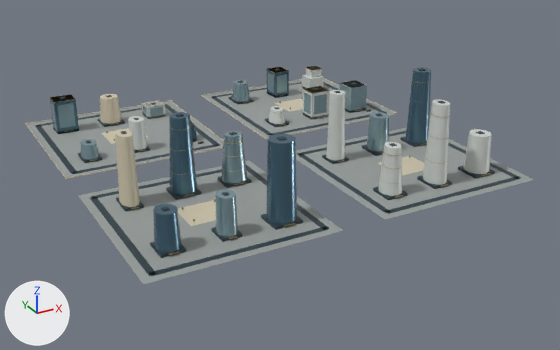
The glTF model web/public/assets/3d/ampliworld/GC-CITY-2030/GC-TILE-15-10.glb, before and after one commit.
One viewpoint serves both versions: a 50 mm camera at (4334.0, 3697.0, 585.0) aimed at (5015.0, 4936.0, -35.0). Lighting does not change. The marker at lower left points along +X, +Y and +Z. The first picture is the older version. Where no turn or scale is listed for an object, it has been applied to the vertices. Vertices at exactly the same position are counted once.

In view in the first picture: 'GC-TILE-15-10-blue', 'GC-TILE-15-10-dark', 'GC-TILE-15-10-glass', 'GC-TILE-15-10-gold', 'GC-TILE-15-10-ivory', 'GC-TILE-15-10-paving', 'GC-TILE-15-10-white'.
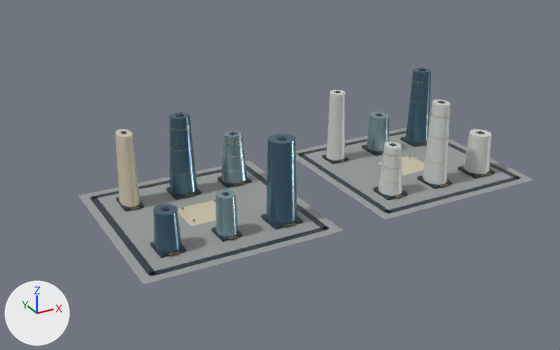
Patch to the scene script:
```diff
--- a/web/public/assets/3d/ampliworld/GC-CITY-2030/GC-TILE-15-10.glb.py
+++ b/web/public/assets/3d/ampliworld/GC-CITY-2030/GC-TILE-15-10.glb.py
@@ me_mesh_0 @@
-me_mesh_0.from_pydata(...)  # 32 vertices, 48 faces; spans x 4621.0..5379.0, y 4621.0..5379.0, z 0.0
+me_mesh_0.from_pydata(...)  # 16 vertices, 24 faces; spans x 4621.0..5379.0, y 4621.0..4959.0, z 0.0
+# me_mesh_0 part 1: the loose piece of 8 vertices spanning x 4621.0..4959.0, y 5041.0..5379.0, z 0.0 is deleted
+# me_mesh_0 part 2: the loose piece of 8 vertices spanning x 5041.0..5379.0, y 5041.0..5379.0, z 0.0 is deleted
 me_mesh_0.materials.append(mat_paving)
@@ me_mesh_1 @@
-me_mesh_1.from_pydata(...)  # 528 vertices, 792 faces; spans x 4636.0..5364.0, y 4636.0..5364.0, z 0.0..155.0
+me_mesh_1.from_pydata(...)  # 256 vertices, 384 faces; spans x 4636.0..5364.0, y 4636.0..4944.0, z 0.0..155.0
+# me_mesh_1 part 3: 34 loose pieces with 272 vertices, spanning x 4636.0..5364.0, y 5056.0..5364.0, z 0.0..73.0, are deleted
 me_mesh_1.materials.append(mat_dark)
@@ me_mesh_2 @@
-me_mesh_2.from_pydata(...)  # 156 vertices, 248 faces; spans x 4620.0..5380.0, y 4754.0..5380.0, z 0.0..131.0
+me_mesh_2.from_pydata(...)  # 38 vertices, 64 faces; spans x 4675.0..5250.0, y 4754.0..4907.0, z 0.0..131.0
+# me_mesh_2 part 4: 13 loose pieces with 118 vertices, spanning x 4620.0..5380.0, y 5040.0..5380.0, z 0.0..60.0, are deleted
 me_mesh_2.materials.append(mat_ivory)
@@ me_mesh_5 @@
-me_mesh_5.from_pydata(...)  # 1554 vertices, 2688 faces; spans x 4667.0..5339.0, y 4673.0..5325.0, z 0.0..132.0
+me_mesh_5.from_pydata(...)  # 888 vertices, 1584 faces; spans x 4672.0..5332.0, y 4673.0..4905.0, z 4.0..132.0
+# me_mesh_5 part 5: 57 loose pieces with 666 vertices, spanning x 4667.0..5339.0, y 5040.0..5325.0, z 0.0..71.0, are deleted
 me_mesh_5.materials.append(mat_gold)
@@ me_mesh_6 @@
-me_mesh_6.from_pydata(...)  # 120 vertices, 208 faces; spans x 4667.0..5333.0, y 4677.0..5324.0, z 0.0..154.0
+me_mesh_6.from_pydata(...)  # 88 vertices, 160 faces; spans x 4671.0..5333.0, y 4677.0..4906.0, z 5.0..154.0
+# me_mesh_6 part 6: the loose piece of 8 vertices spanning x 4667.0..4713.0, y 5283.0..5321.0, z 0.0..71.0 is deleted
+# me_mesh_6 part 7: the loose piece of 8 vertices spanning x 4870.0..4910.0, y 5104.0..5140.0, z 0.0..23.0 is deleted
+# me_mesh_6 part 8: the loose piece of 8 vertices spanning x 5191.0..5229.0, y 5280.0..5324.0, z 0.0..62.0 is deleted
+# other edits to the shape of me_mesh_6 do not show in these pictures
 me_mesh_6.materials.append(mat_blue)
@@ me_mesh_7 @@
-me_mesh_7.from_pydata(...)  # 278 vertices, 452 faces; spans x 4667.0..5332.0, y 4681.0..5327.0, z 0.0..93.0
+me_mesh_7.from_pydata(...)  # 66 vertices, 120 faces; spans x 4774.0..5230.0, y 4681.0..4907.0, z 5.0..93.0
+# me_mesh_7 part 9: 23 loose pieces with 212 vertices, spanning x 4667.0..5332.0, y 5098.0..5327.0, z 0.0..63.0, are deleted
 me_mesh_7.materials.append(mat_glass)
@@ me_mesh_8 @@
-me_mesh_8.from_pydata(...)  # 172 vertices, 300 faces; spans x 4774.0..5332.0, y 4677.0..5321.0, z 0.0..153.0
+me_mesh_8.from_pydata(...)  # 88 vertices, 160 faces; spans x 5091.0..5332.0, y 4677.0..4901.0, z 5.0..153.0
+# me_mesh_8 part 10: 7 loose pieces with 84 vertices, spanning x 4774.0..5332.0, y 5098.0..5321.0, z 0.0..64.0, are deleted
 me_mesh_8.materials.append(mat_white)
```

Changed parts and their boxes (x1, y1, x2, y2) in the pictures (560 x 350 px):
'GC-TILE-15-10-paving', reshaped (10% narrower, 24% shorter)
    before: (27, 79, 534, 285)
    after: (78, 128, 534, 285)
'GC-TILE-15-10-blue', reshaped (27% narrower)
    before: (50, 67, 431, 253)
    after: (153, 67, 431, 253)
'GC-TILE-15-10-dark', reshaped (11% narrower)
    before: (35, 67, 521, 276)
    after: (90, 68, 521, 276)
'GC-TILE-15-10-white', reshaped (54% narrower, 18% shorter)
    before: (128, 66, 492, 196)
    after: (326, 90, 492, 196)
'GC-TILE-15-10-glass', reshaped (49% narrower, 24% shorter)
    before: (51, 73, 389, 237)
    after: (216, 112, 389, 237)
'GC-TILE-15-10-ivory', reshaped (22% narrower, 34% shorter)
    before: (25, 78, 424, 226)
    after: (115, 129, 424, 226)
'GC-TILE-15-10-gold', reshaped (19% narrower, 8% shorter)
    before: (49, 66, 490, 255)
    after: (131, 81, 490, 255)
part 1 of me_mesh_0, deleted
    before: (27, 101, 224, 178)
part 2 of me_mesh_0, deleted
    before: (204, 79, 395, 139)
part 3 of me_mesh_1, deleted
    before: (35, 67, 387, 174)
part 4 of me_mesh_2, deleted
    before: (25, 78, 398, 179)
part 5 of me_mesh_5, deleted
    before: (49, 66, 371, 162)
part 6 of me_mesh_6, deleted
    before: (50, 95, 79, 134)
part 7 of me_mesh_6, deleted (mostly hidden)
    before: (191, 129, 197, 142)
part 8 of me_mesh_6, deleted
    before: (267, 68, 289, 97)
part 9 of me_mesh_7, deleted
    before: (51, 73, 367, 159)
part 10 of me_mesh_8, deleted
    before: (128, 66, 367, 150)
